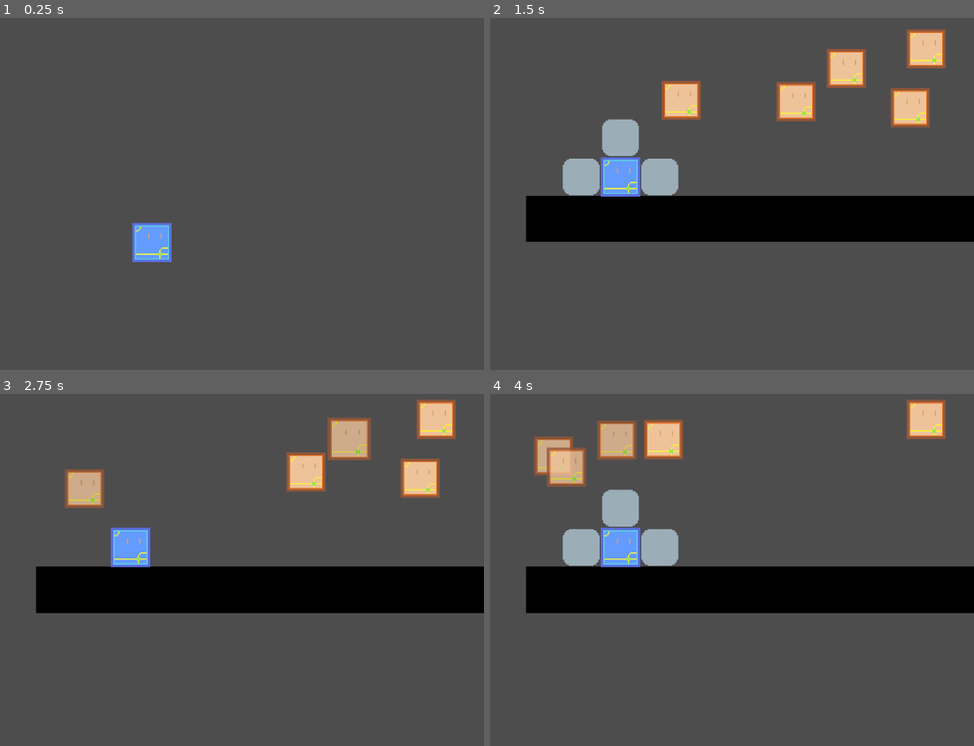
Above: before the commit, frames 1-4 (two rows, left to right).
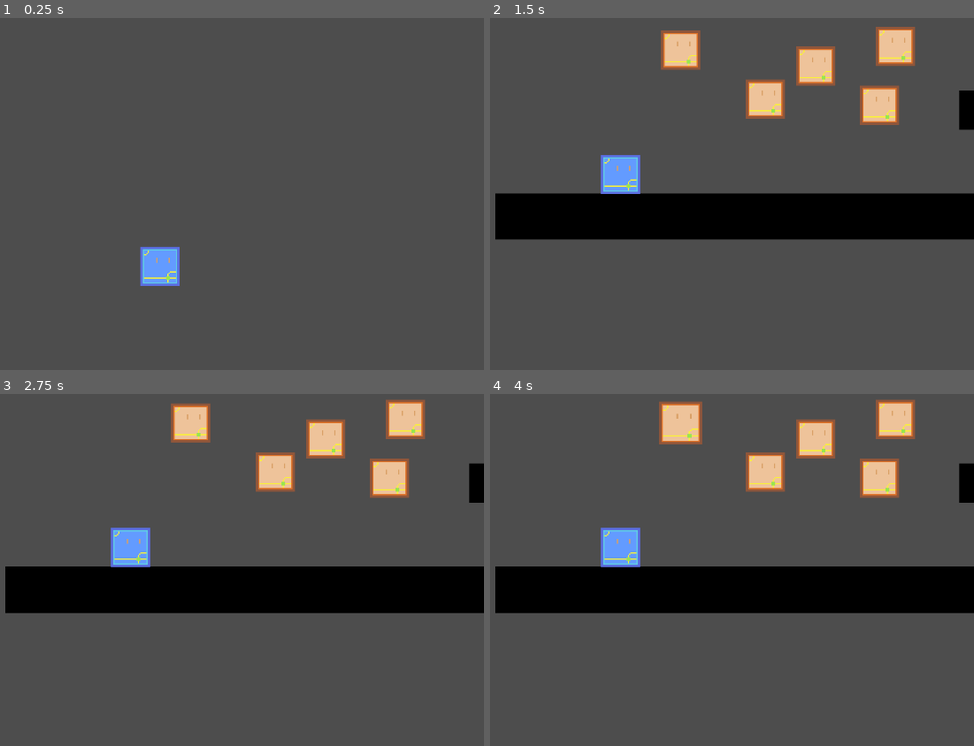
Above: after the commit, the same moments.

Repository: jeffrey-22/cissa-game-jam
Game: Godot game, scene res://scene/level/level.tscn
Two runs of this game, one before a commit and one after it. Both use one fixed random seed, a clock stepped at 60 frames per second and the inputs below.
Inputs (mouse positions are in pixels of both pictures, inside the frame that each line leads up to):
- Up to frame 1 (0.25 s): no input
- Up to frame 2 (1.5 s): drag from (625, 264) to (693, 84) at 0.52 s; drag from (712, 67) to (620, 190) at 1.27 s
- Up to frame 3 (2.75 s): move the mouse to (358, 439) at 2.02 s; click (358, 439) at 2.17 s
- Up to frame 4 (4 s): drag from (911, 478) to (572, 489) at 2.77 s; drag from (794, 471) to (664, 439) at 3.52 s

The runs differ from the first frame. In frame 1, 1.5% of the frame differs, in the area x 27-38%, y 58-77%; in frame 2, 13%, in the area x 1-100%, y 2-64%; in frame 3, 9.2%; in frame 4, 12%.

Commit message:
added indication line for floating tiles

Diff:
--- a/scene/level/level.tscn
+++ b/scene/level/level.tscn
@@ -9,6 +9,9 @@
 [node name="Camera" parent="." instance=ExtResource("1_nfefh")]
 
 [node name="Player" parent="." instance=ExtResource("1_ffht5")]
+
+[node name="StartingPlayerTile" parent="Player" index="0"]
+position = Vector2(89, 217)
 
 [node name="StaticObjects" type="Node2D" parent="."]
 
--- a/scene/player/player_tile/player_tile.gd
+++ b/scene/player/player_tile/player_tile.gd
@@ -17,7 +17,7 @@
 @export var afloat_comfort_y_distance = randf_range(80, 100)
 
 # Floating center's x offset with the average x value (x += offset)
-@export var afloat_comfort_x_offset = randf_range(-60, 60)
+@export var afloat_comfort_x_offset = randf_range(-90, 90)
 
 # Floating moving speed (move_speed * delta)
 @export var afloat_move_speed = randf_range(1, 1.5)
@@ -131,13 +131,13 @@
 			Globals.is_mouse_dragging = true
 			disable_physics(should_flush)
 		DragState.AFLOAT:
-			animated_sprite_node.modulate = Color(1, 1, 1, 0.8)
+			animated_sprite_node.modulate = Color(0.7, 0.8, 0.6, 1)
 			# first disable physics then decide new position
 			disable_physics(should_flush)
 			afloat_target_global_position = get_new_afloat_target_position()
 		DragState.AFLOAT_HOVER:
 			disable_physics(should_flush)
-			animated_sprite_node.modulate = Color(1, 1, 1, 0.8)
+			animated_sprite_node.modulate = Color(0.7, 0.8, 0.6, 1)
 			animated_sprite_node.scale *= 1.1
 		DragState.UNCOLLECTED:
 			disable_physics(should_flush)
@@ -254,8 +254,12 @@
 	if event is InputEventMouseMotion and current_drag_state == DragState.DRAGGING:
 		global_position = get_global_mouse_position() + drag_offset
 
+@onready var afloat_indication_line = $MagneticIndicationLine2D
+
 # Decide if there are needs for state updates
 func _physics_process(delta: float) -> void:
+	if current_drag_state != DragState.AFLOAT:
+		afloat_indication_line.visible = false
 	match current_drag_state:
 		DragState.NORMAL:
 			if is_mouse_hovering and not(is_central_tile):
@@ -266,7 +270,14 @@
 		DragState.DRAGGING:
 			pass
 		DragState.AFLOAT:
-			# TODO
+			afloat_indication_line.visible = true
+			afloat_indication_line.set_point_position(0, Vector2.ZERO)
+			var player_node = Globals.player_node
+			var target_indication_position = player_node.central_player_tile_node.position
+			target_indication_position -= position
+
+			afloat_indication_line.set_point_position(1, target_indication_position)
+
 			if global_position.distance_to(afloat_target_global_position) <= 1.0 or\
 				get_afloat_target_center_breakpoint_distance() > afloat_pullback_breakpoint_distance:
 				afloat_target_global_position = get_new_afloat_target_position()
--- a/scene/player/player_tile/player_tile.tscn
+++ b/scene/player/player_tile/player_tile.tscn
@@ -1,10 +1,17 @@
-[gd_scene load_steps=7 format=3 uid="uid://cpxhsojhdtkyx"]
+[gd_scene load_steps=9 format=3 uid="uid://cpxhsojhdtkyx"]
 
 [ext_resource type="Script" path="res://scene/player/player_tile/player_tile.gd" id="1_i42h4"]
 [ext_resource type="Texture2D" uid="uid://wlicu61qw1lg" path="res://asset/self_made/graphic/player_tile/basic_blue_tile.png" id="2_ocq27"]
 [ext_resource type="Texture2D" uid="uid://de664c0m3553r" path="res://asset/self_made/graphic/player_tile/basic_orange_tile.png" id="2_sulo8"]
 
 [sub_resource type="PhysicsMaterial" id="PhysicsMaterial_1vyo1"]
+
+[sub_resource type="Curve" id="Curve_bh3bn"]
+_data = [Vector2(0.0105263, 0.208791), 0.0, 0.0, 0, 0, Vector2(0.336842, 0.703297), 0.0, 0.0, 0, 0, Vector2(0.663158, 0.703297), 0.0, 0.0, 0, 0, Vector2(1, 0.164835), 0.0, 0.0, 0, 0]
+point_count = 4
+
+[sub_resource type="Gradient" id="Gradient_ip6a1"]
+colors = PackedColorArray(0.890196, 0, 0.870588, 0.635294, 0.952941, 0.941176, 0, 0.517647)
 
 [sub_resource type="SpriteFrames" id="SpriteFrames_igqnm"]
 animations = [{
@@ -34,8 +41,18 @@
 freeze = true
 script = ExtResource("1_i42h4")
 
+[node name="MagneticIndicationLine2D" type="Line2D" parent="."]
+visible = false
+z_index = 2
+y_sort_enabled = true
+points = PackedVector2Array(147, 53, 26, 55)
+width_curve = SubResource("Curve_bh3bn")
+default_color = Color(0.937398, 0.419406, 0.729688, 1)
+gradient = SubResource("Gradient_ip6a1")
+
 [node name="AnimatedSprite2D" type="AnimatedSprite2D" parent="."]
 z_index = 10
+y_sort_enabled = true
 sprite_frames = SubResource("SpriteFrames_igqnm")
 animation = &"default_idle"
 
